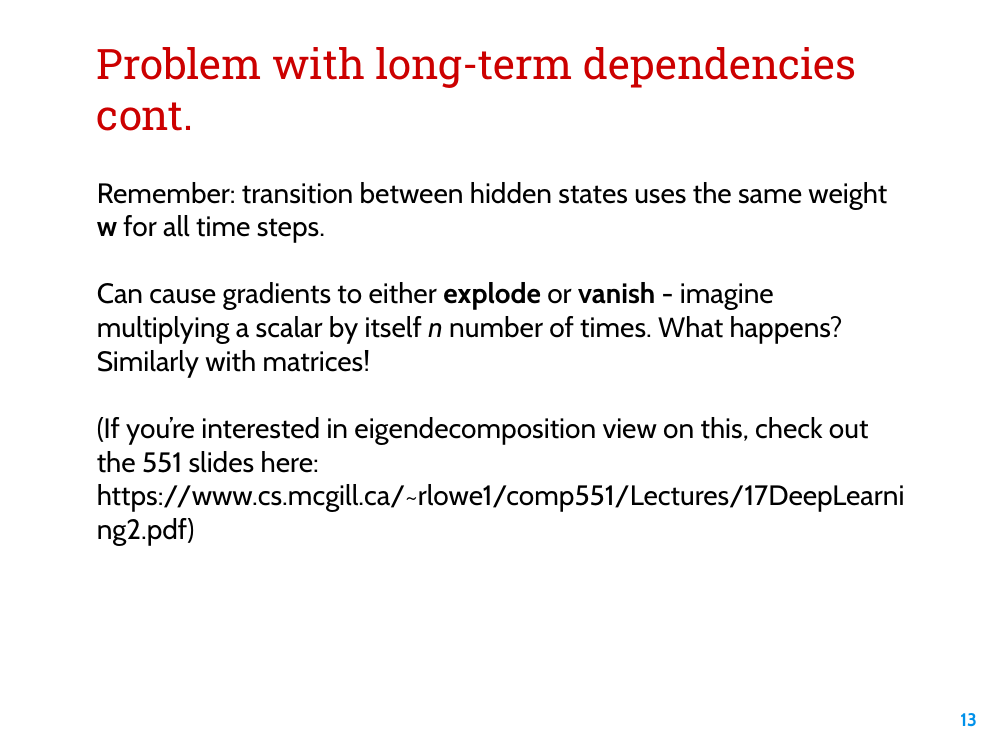
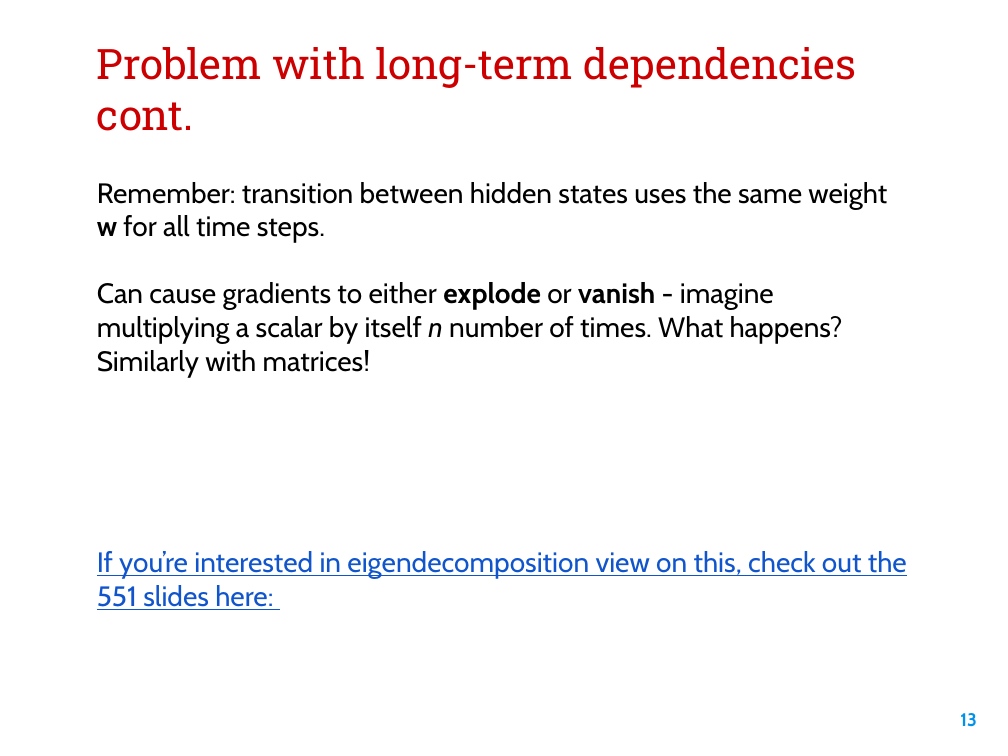
Before and after one commit to McGillAISociety/mais-bootcamp-w2019, a slide deck: slide 13 of Lecture-5/Lecture 5.pptx. Drawn at 1008x756 pixels with LibreOffice and Linux fonts; fonts in the diff are those of the drawing; background and template pictures are left out. Boxes give left, top, right and bottom in pixels: in the first picture for what was removed or moved away, otherwise in the second. Text is boxed around its words. In the diff, an @@ line names an element or a change of style, - is before the commit and + after.

```diff
--- a/Lecture-5/Lecture 5.pptx
+++ b/Lecture-5/Lecture 5.pptx
@@ text at bbox=[97, 551, 907, 610]: text changed; text colour #000000 to #1155CC @@
-(If you’re interested in eigendecomposition view on this, check out the 551 slides here: https://www.cs.mcgill.ca/~rlowe1/comp551/Lectures/17DeepLearning2.pdf)
+If you’re interested in eigendecomposition view on this, check out the 551 slides here:
```
Also in this commit, not shown: 1 other slide changed, 1 other file.
